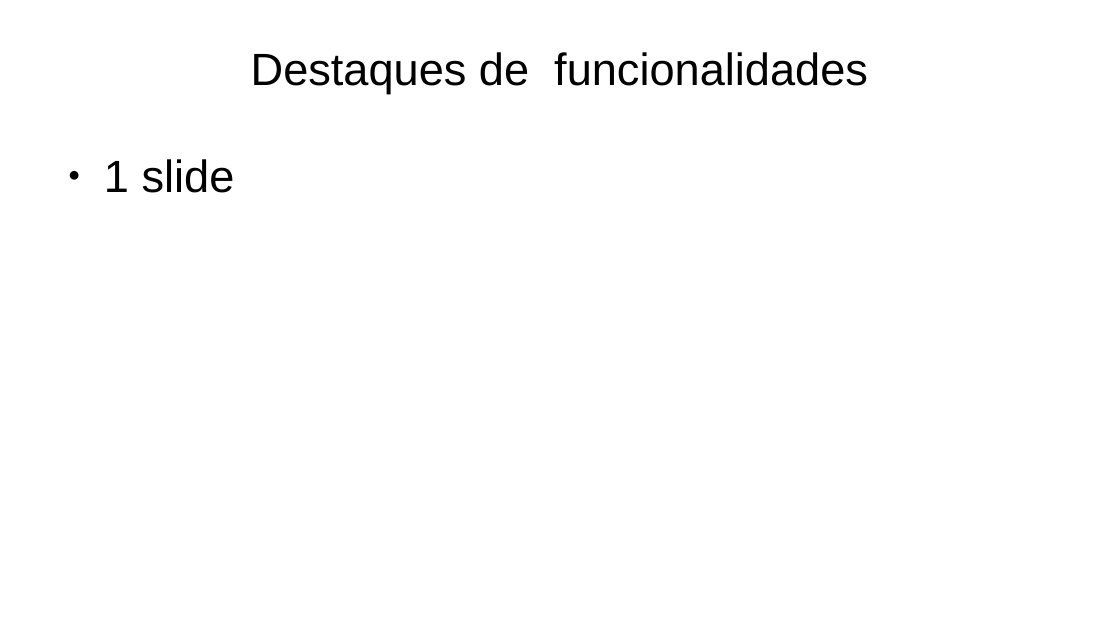
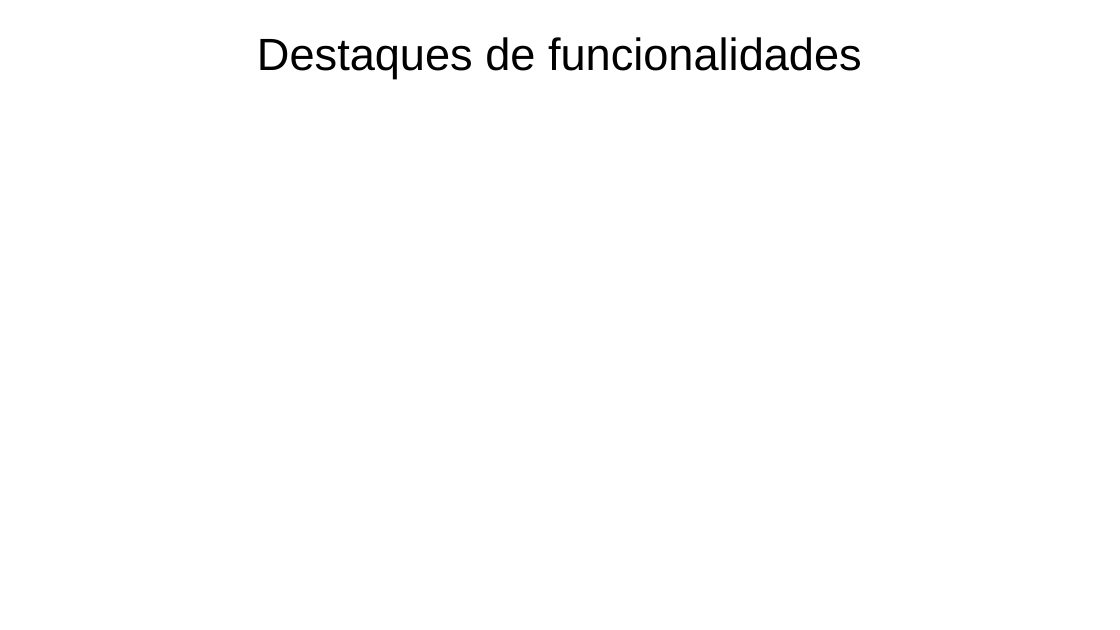
Before and after one commit to Naapperas/feup-aed-proj2, a slide deck: slide 11 of Apresentação.pptx (slide 8 before the commit). Drawn at 1120x630 pixels with LibreOffice and Linux fonts; fonts in the diff are those of the drawing. Boxes give left, top, right and bottom in pixels: in the first picture for what was removed or moved away, otherwise in the second. Text is boxed around its words. In the diff, an @@ line names an element or a change of style, - is before the commit and + after.

```diff
--- a/Apresentação.pptx
+++ b/Apresentação.pptx
@@ text "Destaques de funcionalidades" rewrapped from bbox=[251, 52, 868, 94] to bbox=[257, 37, 862, 79] @@
@@ text removed at bbox=[104, 159, 235, 193] @@
-● 1 slide
```
Also in this commit, not shown: 4 other slides changed, 5 slides added, 2 slides removed.
